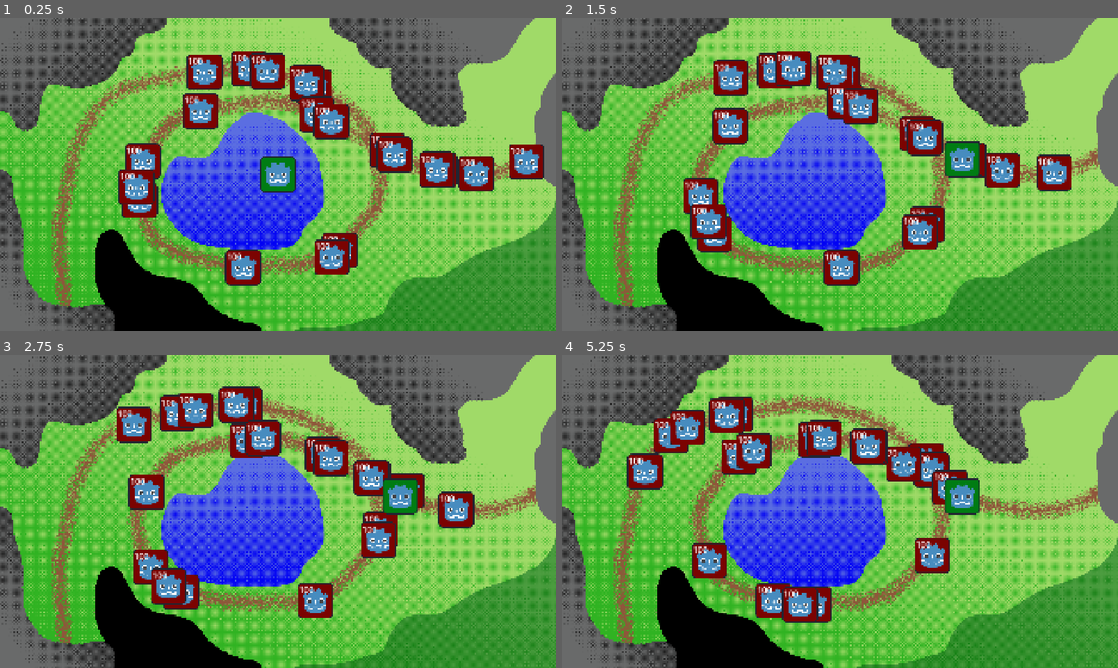
Above: before the commit, frames 1-4 (two rows, left to right).
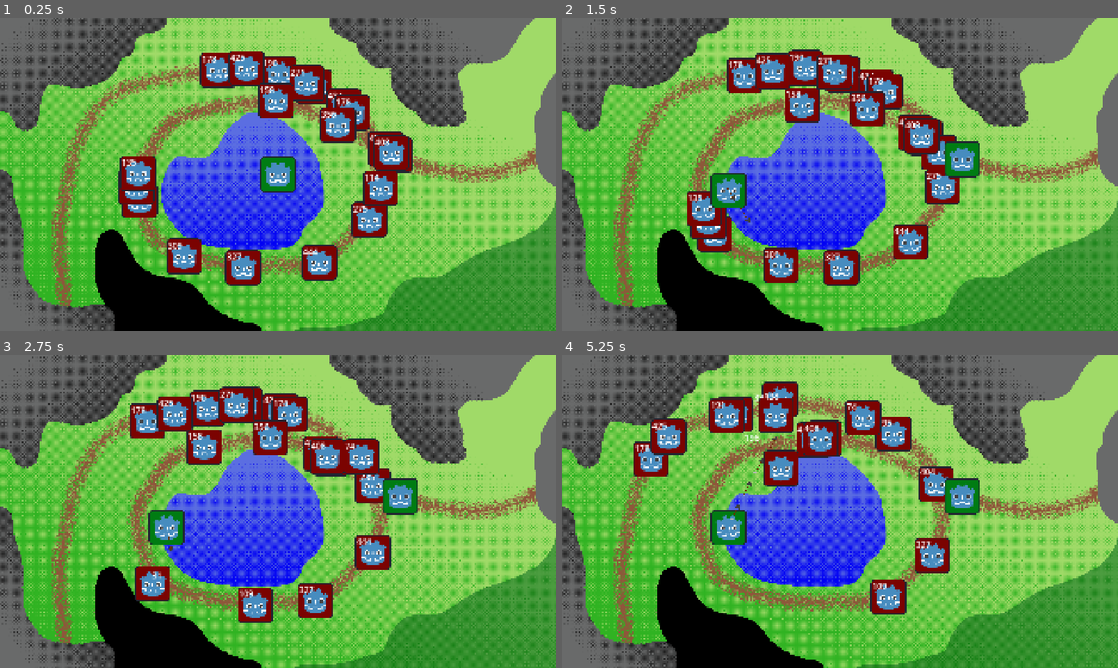
Above: after the commit, the same moments.

Repository: Solias-Studios/tower-defense
Game: Godot game, scene res://maps/cliffside_pond_map.tscn
Two runs of this game, one before a commit and one after it. Both use one fixed random seed, a clock stepped at 60 frames per second and the inputs below. The project has no main scene, so this scene is started directly.
Inputs (mouse positions are in pixels of both pictures, inside the frame that each line leads up to):
- Up to frame 1 (0.25 s): no input
- Up to frame 2 (1.5 s): move the mouse to (962, 158) at 0.52 s; press the mouse at (962, 158) at 0.53 s; move the mouse to (728, 190) at 1.27 s; release the mouse at (728, 190) at 1.28 s; click (728, 190) at 1.35 s
- Up to frame 3 (2.75 s): move the mouse to (333, 442) at 2.02 s; press the mouse at (333, 442) at 2.03 s
- Up to frame 4 (5.25 s): move the mouse to (812, 574) at 2.77 s; release the mouse at (812, 574) at 2.78 s; click (812, 574) at 2.85 s; move the mouse to (1006, 558) at 3.52 s; press the mouse at (1006, 558) at 3.53 s; move the mouse to (673, 464) at 4.27 s; release the mouse at (673, 464) at 4.28 s; click (673, 464) at 4.35 s; move the mouse to (867, 511) at 5.02 s; press the mouse at (867, 511) at 5.03 s

The runs differ from the first frame. In frame 1, 12% of the frame differs, in the area x 21-98%, y 10-84%; in frame 2, 11%; in frame 3, 12%; in frame 4, 12%, in the area x 11-73%, y 8-86%.

Commit message:
add multiple tower placement support

Diff:
--- a/maps/cliffside_pond_map.tscn
+++ b/maps/cliffside_pond_map.tscn
@@ -11,6 +11,26 @@
 }
 point_count = 83
 
+[sub_resource type="RectangleShape2D" id="RectangleShape2D_d355j"]
+size = Vector2(86.90446, 108.46654)
+
+[sub_resource type="RectangleShape2D" id="RectangleShape2D_p65we"]
+size = Vector2(137.11409, 186.94089)
+
+[sub_resource type="RectangleShape2D" id="RectangleShape2D_jl7we"]
+size = Vector2(92.00501, 325.0174)
+
+[sub_resource type="CapsuleShape2D" id="CapsuleShape2D_f7del"]
+radius = 60.368286
+height = 125.53296
+
+[sub_resource type="RectangleShape2D" id="RectangleShape2D_55qv2"]
+size = Vector2(68.335266, 105.25177)
+
+[sub_resource type="CapsuleShape2D" id="CapsuleShape2D_hlgwy"]
+radius = 47.000153
+height = 242.00159
+
 [sub_resource type="CapsuleShape2D" id="CapsuleShape2D_kw81x"]
 radius = 47.000153
 height = 120.00037
@@ -64,73 +84,120 @@
 collision_layer = 8
 collision_mask = 3
 
-[node name="CollisionShape2D11" type="CollisionShape2D" parent="NonPlaceable" unique_id=269665907]
-position = Vector2(-26, 557)
+[node name="BL_CollisionShape" type="CollisionShape2D" parent="NonPlaceable" unique_id=962266668]
+position = Vector2(133.29794, 959.4588)
+rotation = -1.0778688
+scale = Vector2(0.20908034, 0.64183867)
+shape = SubResource("RectangleShape2D_d355j")
+metadata/_edit_group_ = true
+
+[node name="BL_CollisionShape2" type="CollisionShape2D" parent="NonPlaceable" unique_id=644676867]
+position = Vector2(35.186043, 943.2773)
+rotation = 2.6026583
+scale = Vector2(0.9998929, 0.9998929)
+shape = SubResource("RectangleShape2D_p65we")
+metadata/_edit_group_ = true
+
+[node name="BL_CollisionShape3" type="CollisionShape2D" parent="NonPlaceable" unique_id=823709459]
+position = Vector2(139.50002, 1010)
+rotation = -1.5707964
+scale = Vector2(0.9999465, 0.9999465)
+shape = SubResource("RectangleShape2D_jl7we")
+metadata/_edit_group_ = true
+
+[node name="BL_CollisionShape4" type="CollisionShape2D" parent="NonPlaceable" unique_id=664181207]
+position = Vector2(315.00006, 1025.0001)
+rotation = -2.6933737
+scale = Vector2(0.99997324, 0.99997324)
+shape = SubResource("CapsuleShape2D_f7del")
+metadata/_edit_group_ = true
+
+[node name="BL_CollisionShape5" type="CollisionShape2D" parent="NonPlaceable" unique_id=1927921037]
+position = Vector2(1.9999999, 631.00006)
+rotation = -0.31258953
+scale = Vector2(0.99998665, 0.99998665)
+shape = SubResource("RectangleShape2D_55qv2")
+metadata/_edit_group_ = true
+
+[node name="BL_CollisionShape6" type="CollisionShape2D" parent="NonPlaceable" unique_id=418328360]
+position = Vector2(11, 773)
+scale = Vector2(0.9999933, 0.9999933)
+shape = SubResource("CapsuleShape2D_hlgwy")
+metadata/_edit_group_ = true
+
+[node name="BL_CollisionShape7" type="CollisionShape2D" parent="NonPlaceable" unique_id=269665907]
+position = Vector2(-24.999996, 558.99994)
+rotation = -0.08907624
 scale = Vector2(0.99999666, 0.99999666)
 shape = SubResource("CapsuleShape2D_kw81x")
-
-[node name="TR_CollisionShape10" type="CollisionShape2D" parent="NonPlaceable" unique_id=1160930208]
+metadata/_edit_group_ = true
+
+[node name="TL_CollisionShape" type="CollisionShape2D" parent="NonPlaceable" unique_id=1160930208]
 position = Vector2(219.5159, 9.709976)
 scale = Vector2(0.99999666, 0.99999666)
 shape = SubResource("RectangleShape2D_kw81x")
 metadata/_edit_group_ = true
 
-[node name="TR_CollisionShape11" type="CollisionShape2D" parent="NonPlaceable" unique_id=730975988]
+[node name="TL_CollisionShape2" type="CollisionShape2D" parent="NonPlaceable" unique_id=730975988]
 position = Vector2(36.031685, 136.67227)
 scale = Vector2(0.99999833, 0.99999833)
 shape = SubResource("RectangleShape2D_y3b3m")
 metadata/_edit_group_ = true
 
-[node name="TR_CollisionShape12" type="CollisionShape2D" parent="NonPlaceable" unique_id=2124182274]
+[node name="TL_CollisionShape3" type="CollisionShape2D" parent="NonPlaceable" unique_id=2124182274]
 position = Vector2(454.48294, 23.975403)
 rotation = -2.2039826
 scale = Vector2(0.9999983, 0.9999983)
 shape = SubResource("RectangleShape2D_7qdja")
 metadata/_edit_group_ = true
 
-[node name="TR_CollisionShape13" type="CollisionShape2D" parent="NonPlaceable" unique_id=2084128074]
+[node name="TL_CollisionShape4" type="CollisionShape2D" parent="NonPlaceable" unique_id=2084128074]
 position = Vector2(162, 188)
 rotation = 1.5665295
 scale = Vector2(0.99999917, 0.99999917)
 shape = SubResource("RectangleShape2D_7qdja")
 metadata/_edit_group_ = true
 
-[node name="TR_CollisionShape14" type="CollisionShape2D" parent="NonPlaceable" unique_id=1566482823]
+[node name="TL_CollisionShape5" type="CollisionShape2D" parent="NonPlaceable" unique_id=1566482823]
 position = Vector2(98.21332, 132.32033)
 rotation = 0.42131016
 scale = Vector2(0.99999964, 0.99999964)
 shape = SubResource("RectangleShape2D_jgy8u")
 metadata/_edit_group_ = true
 
-[node name="TR_CollisionShape15" type="CollisionShape2D" parent="NonPlaceable" unique_id=678824826]
+[node name="TL_CollisionShape6" type="CollisionShape2D" parent="NonPlaceable" unique_id=678824826]
 position = Vector2(112.3456, 234.74756)
 rotation = 0.120389745
 scale = Vector2(0.9999998, 0.9999998)
 shape = SubResource("RectangleShape2D_f7del")
 metadata/_edit_group_ = true
 
-[node name="TR_CollisionShape16" type="CollisionShape2D" parent="NonPlaceable" unique_id=1020723209]
+[node name="TL_CollisionShape7" type="CollisionShape2D" parent="NonPlaceable" unique_id=1020723209]
 position = Vector2(399, 46)
 rotation = 3.1049979
 scale = Vector2(0.99999994, 0.99999994)
 shape = SubResource("CapsuleShape2D_7viyg")
 metadata/_edit_group_ = true
 
-[node name="TR_CollisionShape17" type="CollisionShape2D" parent="NonPlaceable" unique_id=1207147936]
+[node name="TL_CollisionShape8" type="CollisionShape2D" parent="NonPlaceable" unique_id=1207147936]
 position = Vector2(436.99997, -13.999999)
 rotation = -1.5890937
 scale = Vector2(0.99999994, 0.99999994)
 shape = SubResource("CapsuleShape2D_b4pka")
 metadata/_edit_group_ = true
 
-[node name="TR_CollisionShape18" type="CollisionShape2D" parent="NonPlaceable" unique_id=180902605]
+[node name="TL_CollisionShape9" type="CollisionShape2D" parent="NonPlaceable" unique_id=180902605]
 position = Vector2(54.999992, 255.99998)
 rotation = 2.9992516
 shape = SubResource("CapsuleShape2D_sbg4e")
 metadata/_edit_group_ = true
 
-[node name="TR_CollisionShape19" type="CollisionShape2D" parent="NonPlaceable" unique_id=940027998]
+[node name="TL_CollisionShape10" type="CollisionShape2D" parent="NonPlaceable" unique_id=940027998]
 position = Vector2(270, 109)
 rotation = 1.2248371
 shape = SubResource("CapsuleShape2D_gxrap")
 metadata/_edit_group_ = true
+
+[node name="PlacementTimer" type="Timer" parent="." unique_id=1973630637]
+wait_time = 0.5
+one_shot = true
--- a/scripts/map.gd
+++ b/scripts/map.gd
@@ -3,22 +3,24 @@
 @export var tower: PackedScene
 
 var new_tower: Sprite2D
-var _started: bool = false
+var _placed: int = 0
 
 # Called when the node enters the scene tree for the first time.
 func _ready() -> void:
-	new_tower = tower.instantiate()
+	new_tower = tower.instantiate() as TowerController
+	new_tower.tower_projectile = new_tower.tower_projectile.duplicate()
 	new_tower.tower_cooldown = 1.0
 	new_tower.tower_damage = 50
 
 	add_child(new_tower)
 
 	for i in range(0, 20):
-		var new_enemy = enemy.instantiate()
+		var new_enemy = enemy.instantiate() as EnemyController
+		new_enemy.speed = 100
+		new_enemy.health = randi_range(100, 500)
+		new_enemy.name = "Enemy %d" % (i+1)
 		$EnemyPath.add_child(new_enemy)
 		new_enemy.progress_ratio = randf_range(0.0, 0.8)
-		new_enemy.speed = 100
-		new_enemy.name = "Enemy %d" % (i+1)
 		new_enemy.show()
 
 
@@ -27,7 +29,7 @@
 func _process(delta: float):
 	delta_time += delta
 
-	if not _started:
+	if _placed < 2:
 		if delta_time > 0.06:
 			delta_time -= 0.06
 			var position: Vector2 = get_global_mouse_position()
@@ -38,9 +40,28 @@
 				print(Time.get_time_string_from_system(), " cannot place")
 
 		if Input.is_action_pressed("left_click"):
-			if not new_tower.get_node("PlacementCollider").overlaps_area($NonPlaceable):
-				_started = true
+			var placement: Area2D = new_tower.get_node("PlacementCollider")
+			var overlaps: Array[Area2D] = placement.get_overlapping_areas()
+
+			var can_place: bool = true
+			for c in overlaps:
+				if c == $NonPlaceable:
+					can_place = false
+				elif c.name == "PlacementCollider":
+					can_place = false
+
+
+			if can_place and $PlacementTimer.is_stopped():
+				_placed += 1
+				$PlacementTimer.start()
 				new_tower.active = true
+				if _placed != 2:
+					new_tower = tower.instantiate() as TowerController
+					new_tower.tower_projectile = new_tower.tower_projectile.duplicate()
+					new_tower.tower_cooldown = 0.05
+					new_tower.tower_damage = 10
+					new_tower.tower_projectile.life = 2
+					add_child(new_tower)
 		#if $NonPlaceable.overlaps_area()
 
 func _on_tower_area_entered(area: Area2D) -> void:
--- a/scripts/projectiles/arrow.tres
+++ b/scripts/projectiles/arrow.tres
@@ -1,7 +1,11 @@
 [gd_resource type="Resource" script_class="ProjectileData" format=3 uid="uid://dotmf7d1nkavo"]
 
+[ext_resource type="PackedScene" uid="uid://yg3tuiks24cv" path="res://templates/base_projectile.tscn" id="1_kp4wb"]
 [ext_resource type="Script" uid="uid://c52ds4yu4nsk6" path="res://templates/base_projectile.gd" id="1_mjm33"]
 
 [resource]
 script = ExtResource("1_mjm33")
+behavior_scene = ExtResource("1_kp4wb")
+speed = 900.0
+damage = 40
 metadata/_custom_type_script = "uid://c52ds4yu4nsk6"
--- a/scripts/tower.gd
+++ b/scripts/tower.gd
@@ -38,8 +38,8 @@
 func _process(delta: float) -> void:
 	delta_time += delta
 
-	if (delta_time > 0.5):
-		delta_time -= 0.5
+	if (delta_time > 0.05):
+		delta_time -= 0.05
 		if not $CooldownTimer.is_stopped() or not active:
 			return
 
--- a/templates/tower.tscn
+++ b/templates/tower.tscn
@@ -2,15 +2,7 @@
 
 [ext_resource type="Texture2D" uid="uid://dcbgo2e5bpio1" path="res://art/friendly_placeholder.svg" id="1_r5ifr"]
 [ext_resource type="Script" uid="uid://cmhgeqrkcqykr" path="res://scripts/tower.gd" id="1_vedim"]
-[ext_resource type="PackedScene" uid="uid://yg3tuiks24cv" path="res://templates/base_projectile.tscn" id="3_7kfbb"]
-[ext_resource type="Script" uid="uid://c52ds4yu4nsk6" path="res://templates/base_projectile.gd" id="4_6044x"]
-
-[sub_resource type="Resource" id="Resource_rbkil"]
-script = ExtResource("4_6044x")
-behavior_scene = ExtResource("3_7kfbb")
-speed = 900.0
-damage = 30
-metadata/_custom_type_script = "uid://c52ds4yu4nsk6"
+[ext_resource type="Resource" uid="uid://dotmf7d1nkavo" path="res://scripts/projectiles/arrow.tres" id="3_7kfbb"]
 
 [sub_resource type="CircleShape2D" id="CircleShape2D_55qv2"]
 radius = 249.09837
@@ -21,7 +13,7 @@
 [node name="tower" type="Sprite2D" unique_id=1142562525]
 texture = ExtResource("1_r5ifr")
 script = ExtResource("1_vedim")
-tower_projectile = SubResource("Resource_rbkil")
+tower_projectile = ExtResource("3_7kfbb")
 metadata/_edit_group_ = true
 metadata/_edit_lock_ = true
 
